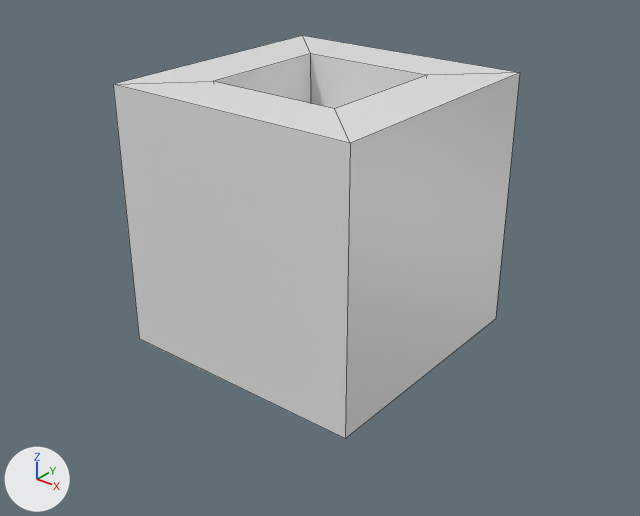
An edit to the Blender file blender/cube.blend, drawn before and after from the same camera.
Rendered twice from a 50 mm camera at (284.0, -356.0, 192.0) aimed at (6.0, -9.0, -23.0). Lighting does not change. The marker at lower left points along +X, +Y and +Z. Mesh edges are drawn as thin lines.

The older version as bpy lines, for what is in view:
```python
me_cube = bpy.data.meshes.new('Cube')
me_cube.from_pydata(...)  # 16 vertices, 14 faces; spans x -1.0..1.0, y -1.0..1.0, z -1.0..1.0
me_cube.materials.append(mat_material)  # white #e7e7e7
ob_cube = bpy.data.objects.new('Cube', me_cube)
ob_cube.location = (0.0, 0.0, 0.0)
ob_cube.scale = (75.0, 75.0, 75.0)
```
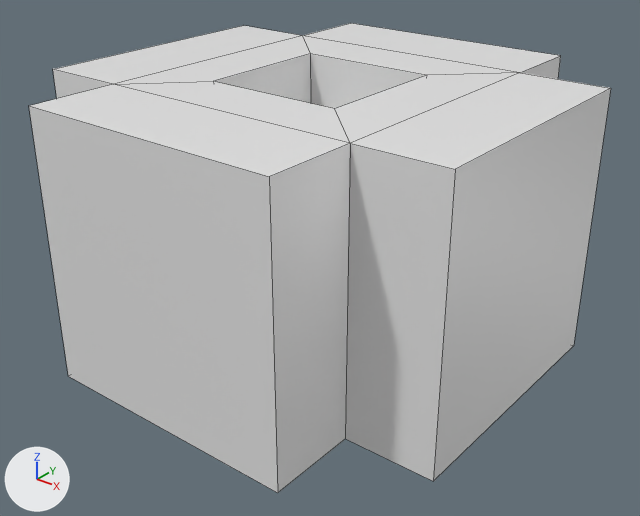
What differs and where, as boxes (x1, y1, x2, y2) in the pictures (640 x 516 px):
'Cube', reshaped (43% wider, 17% taller)
    before: (113, 36, 520, 439)
    after: (29, 23, 611, 493)
part 1 of me_cube, built on
    before: (113, 73, 520, 439)
    after: (29, 23, 611, 493)

The change, as a diff of the scene's bpy script:
```diff
--- a/blender/cube.blend.py
+++ b/blender/cube.blend.py
@@ me_cube @@
 # used by ob_cube; location = (0.0, 0.0, 0.0); scale = (75.0, 75.0, 75.0)
-me_cube.from_pydata(...)  # 16 vertices, 14 faces; spans x -1.0..1.0, y -1.0..1.0, z -1.0..1.0
+me_cube.from_pydata(...)  # 32 vertices, 30 faces; spans x -1.67..1.67, y -1.67..1.67, z -1.0..1.0
+# me_cube part 1
+# 4 faces are deleted
+# 16 vertices are added at x -1.67..1.67, y -1.67..1.67, z -1.0..1.0
+# 20 new faces join them
 me_cube.materials.append(mat_material)
```
